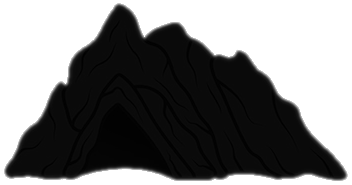
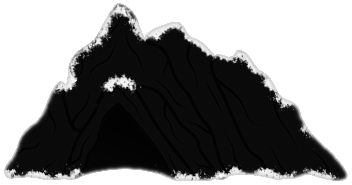
Layered file, before and after one edit (352×185). Changes by layer:
added layer "Background" above "Modified" over [4, 3, 348, 181]
